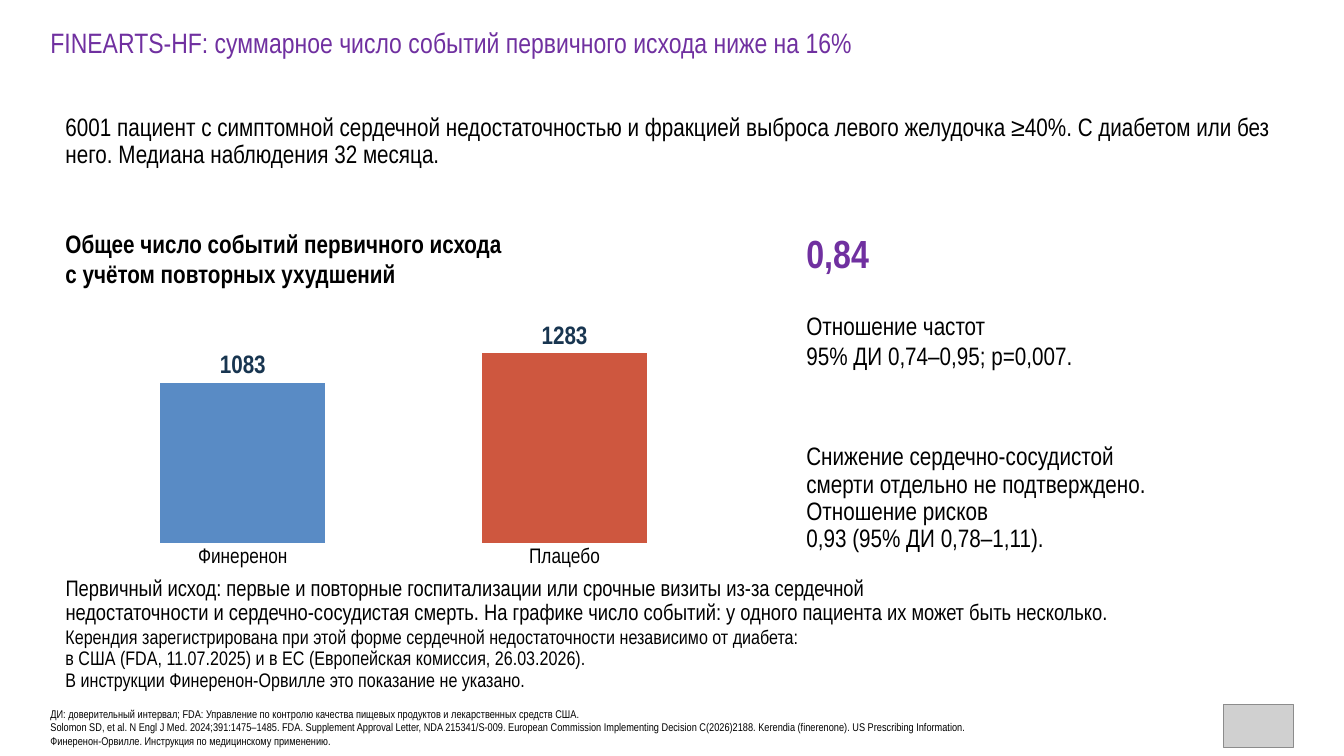
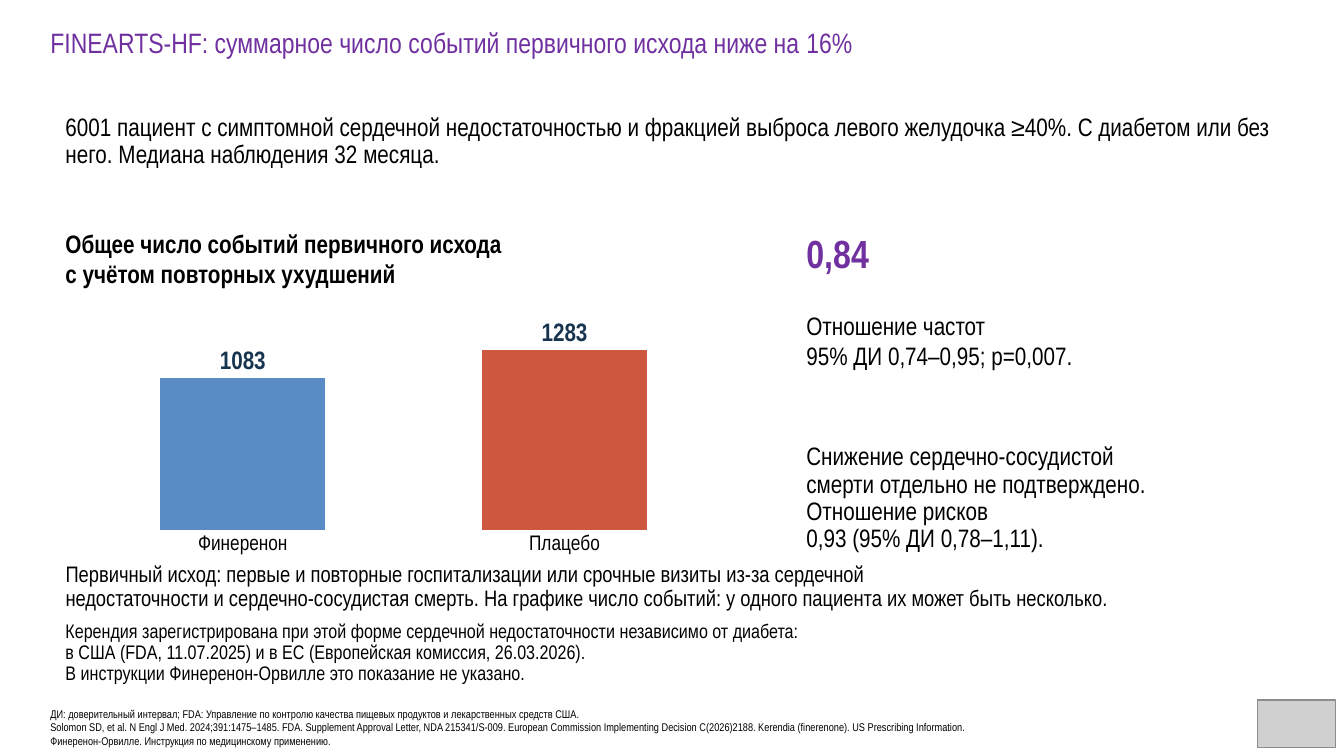
Before and after one commit to drabdulbosit1-eng/my-test-cloud, a slide deck: slide 47 of finerenone/Finerenone_Levin_reviewed.pptx. Drawn at 1344x756 pixels with LibreOffice and Linux fonts; fonts in the diff are those of the drawing; grey boxes stand for pictures. Boxes give left, top, right and bottom in pixels: in the first picture for what was removed or moved away, otherwise in the second. Text is boxed around its words. In the diff, an @@ line names an element or a change of style, - is before the commit and + after.

```diff
--- a/finerenone/Finerenone_Levin_reviewed.pptx
+++ b/finerenone/Finerenone_Levin_reviewed.pptx
@@ column chart: place and size @@
-column chart at box(69, 293, 739, 573)
+column chart at box(69, 293, 739, 560)
@@ text "Первичный исход: первые и повторные ...": place and size @@
-text "Первичный исход: первые и повторные ..." at box(66, 579, 1107, 625)
+text "Первичный исход: первые и повторные ..." at box(66, 565, 1107, 611)
@@ text "Керендия зарегистрирована при этой форме ...": place and size @@
-text "Керендия зарегистрирована при этой форме ..." at box(65, 629, 798, 691)
+text "Керендия зарегистрирована при этой форме ..." at box(65, 623, 798, 684)
@@ picture: place and size @@
-picture at box(1224, 705, 1294, 748)
+picture at box(1258, 700, 1336, 747)
```
Also in this commit, not shown: 46 other slides changed, 1 other file.
